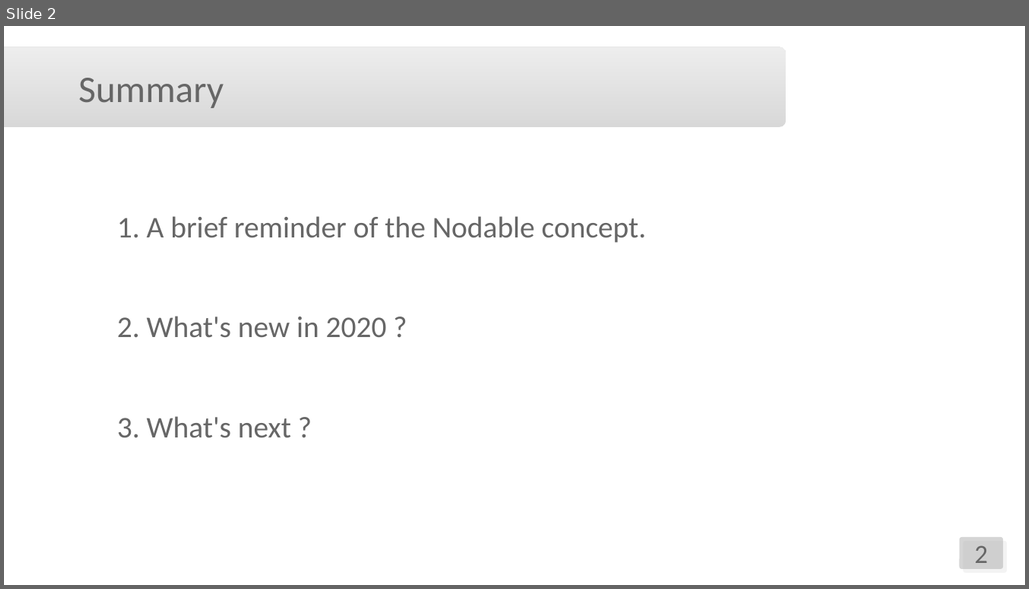
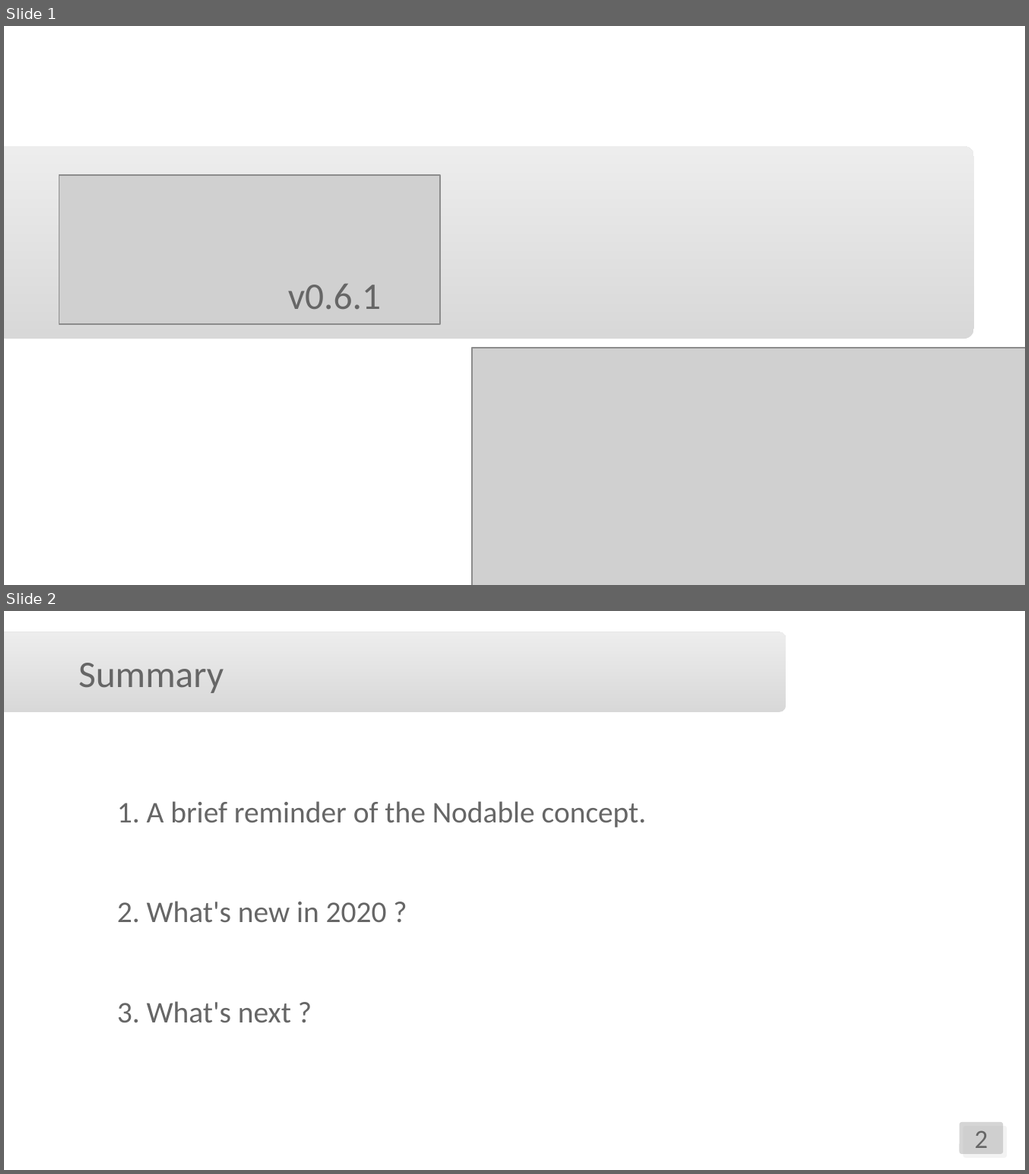
Before and after one commit to berdal84/nodable, a slide deck: docs/2020_04_05_UndoRedo_Parenthesis_MultiDocument.odp. Shown one above the other, each under a label of ours: slide 2 before the commit, slides 1 and 2 after it. The pictures are 1029x589 and 1029x1174 pixels, drawn with LibreOffice and Linux fonts; fonts in the diff are those of the drawing; grey boxes stand for pictures; background and template pictures are left out. Boxes give left, top, right and bottom in pixels: in the first picture for what was removed or moved away, otherwise in the second. Text is boxed around its words. In the diff, an @@ line names an element or a change of style, - is before the commit and + after.

```diff
--- a/docs/2020_04_05_UndoRedo_Parenthesis_MultiDocument.odp
+++ b/docs/2020_04_05_UndoRedo_Parenthesis_MultiDocument.odp
@@ slide 1 added at box(4, 26, 1025, 585), background #FFFFFF @@
@@ rounded rectangle added at box(4, 146, 975, 338), fill gradient #B2B2B2 to #DDDDDD @@
@@ picture added at box(59, 175, 440, 323) @@
@@ text added at box(288, 284, 381, 309), 20 pt, text #666666 @@
+v0.6.1
@@ picture added at box(471, 347, 1025, 585) @@
```
Also in this commit, not shown: 1 slide changed, 1 slide removed.
